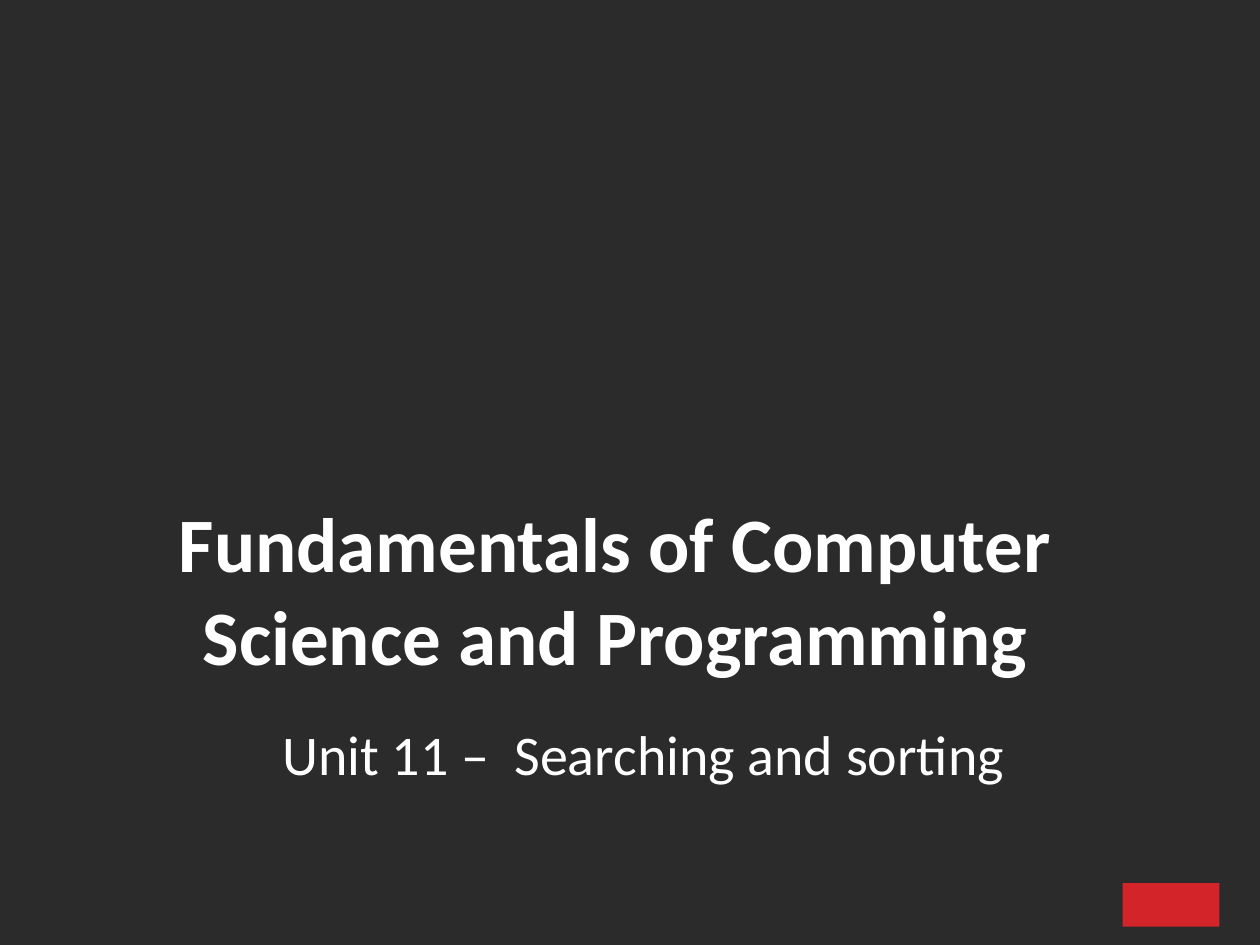
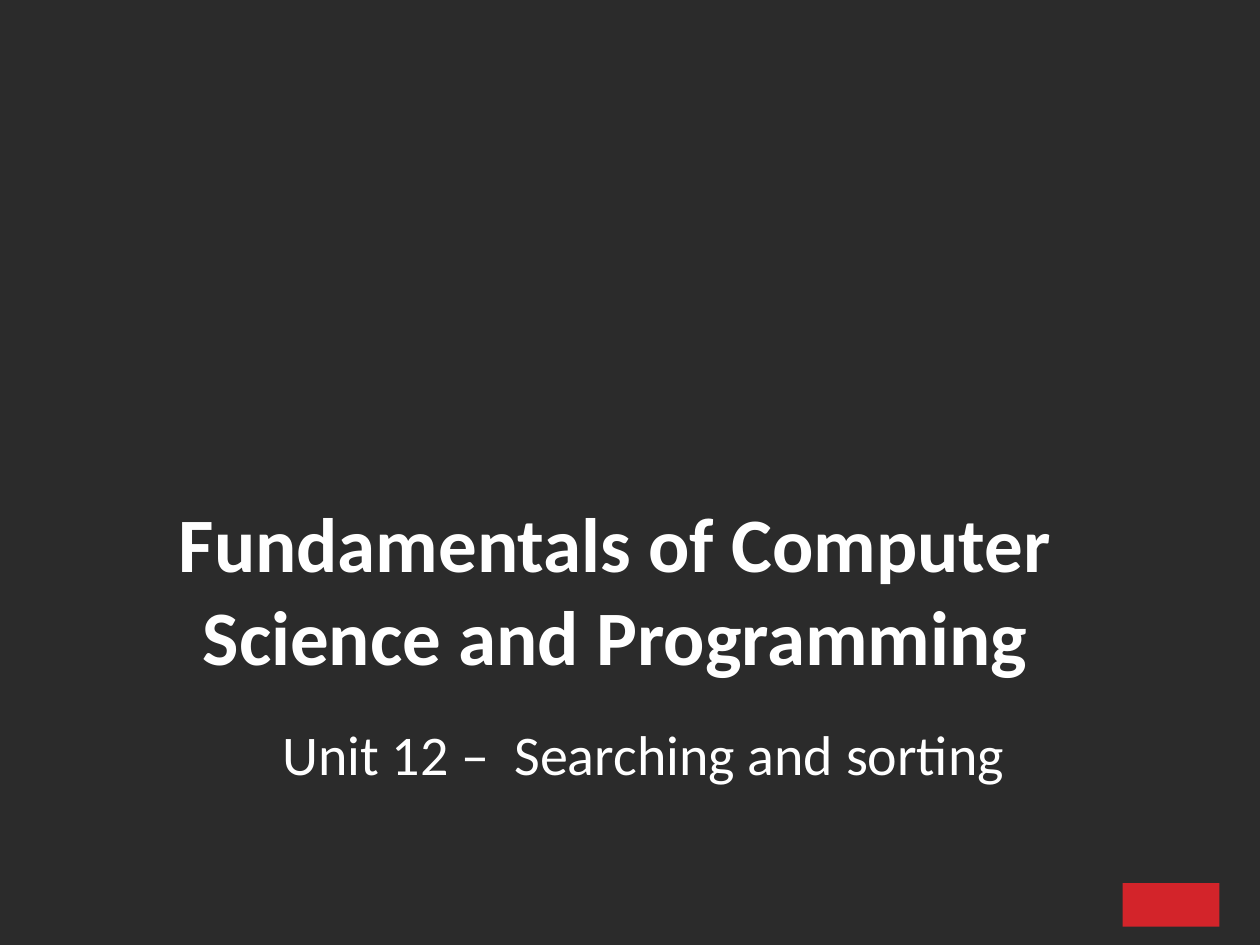
Before and after one commit to ifromm/fcsp, a slide deck: slide 1 of Slides/unit_12.pptx. Drawn at 1260x945 pixels with LibreOffice and Linux fonts; fonts in the diff are those of the drawing; background and template pictures are left out; a plain dark background stands for a picture behind light text. Boxes give left, top, right and bottom in pixels: in the first picture for what was removed or moved away, otherwise in the second. Text is boxed around its words. In the diff, an @@ line names an element or a change of style, - is before the commit and + after.

```diff
--- a/Slides/unit_12.pptx
+++ b/Slides/unit_12.pptx
@@ text at (282, 736, 1004, 785): text changed @@
-Unit 11 – Searching and sorting
+Unit 12 – Searching and sorting
```
Also in this commit, not shown: 3 other slides changed, 13 other files.
